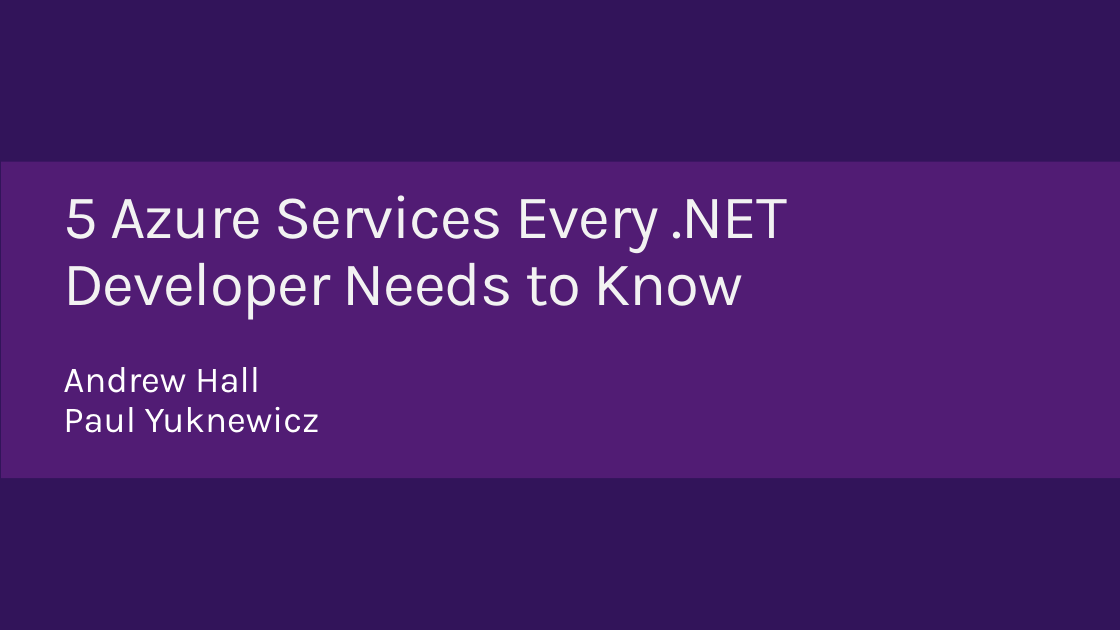
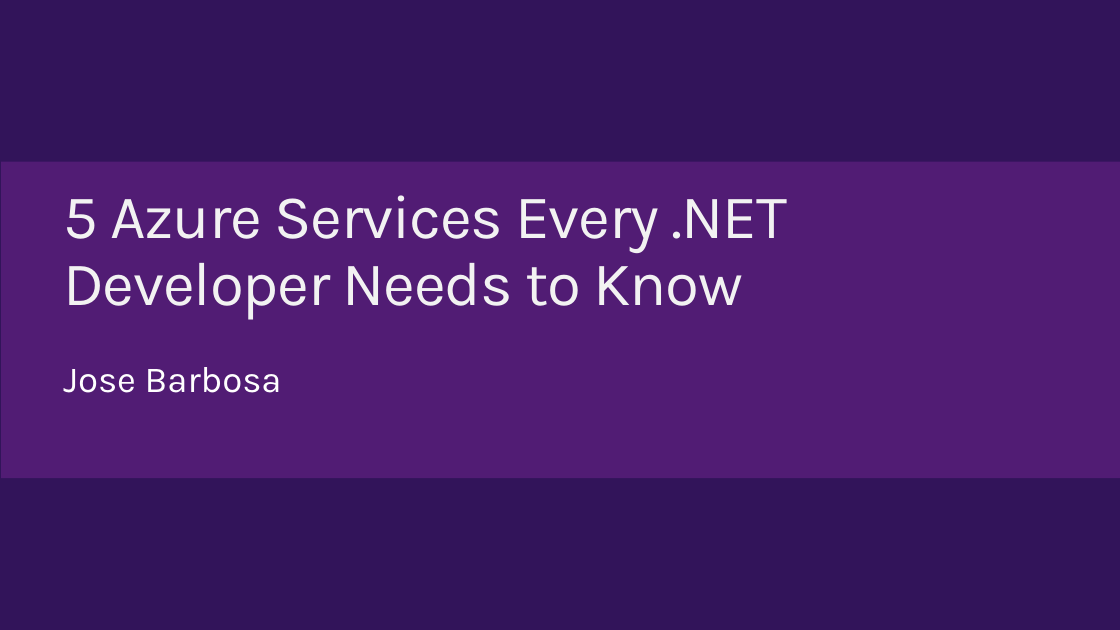
Before and after one commit to DotNetConfTh/dotnetconfth.github.io, a slide deck: slide 2 of dotnetconf/Technical/Decks/Jose_Azure/5 Azure Services Every .NET Developer Needs to Know.pptx. Drawn at 1120x630 pixels with LibreOffice and Linux fonts; fonts in the diff are those of the drawing; background and template pictures are left out. Boxes give left, top, right and bottom in pixels: in the first picture for what was removed or moved away, otherwise in the second. Text is boxed around its words. In the diff, an @@ line names an element or a change of style, - is before the commit and + after.

```diff
--- a/dotnetconf/Technical/Decks/Jose_Azure/5 Azure Services Every .NET Developer Needs to Know.pptx
+++ b/dotnetconf/Technical/Decks/Jose_Azure/5 Azure Services Every .NET Developer Needs to Know.pptx
@@ text at bbox=[63, 367, 282, 393]: text changed @@
-Andrew Hall
-Paul Yuknewicz
+Jose Barbosa
```
Also in this commit, not shown: 1 slide added, 2 other files.
